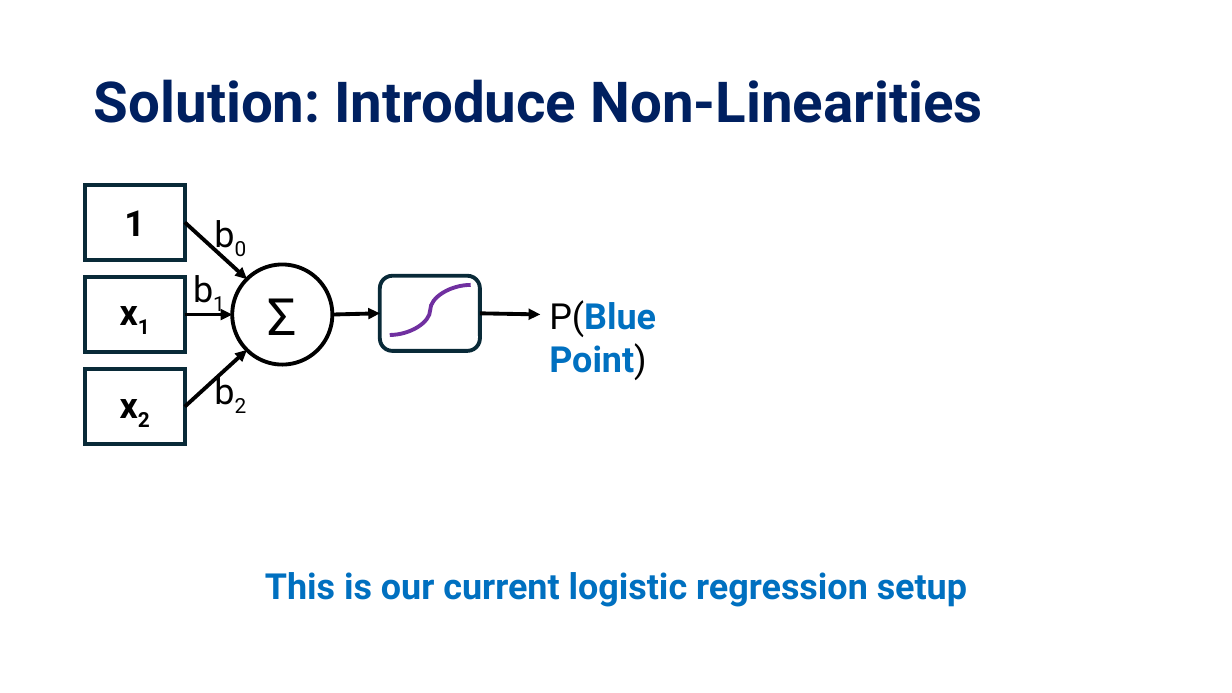
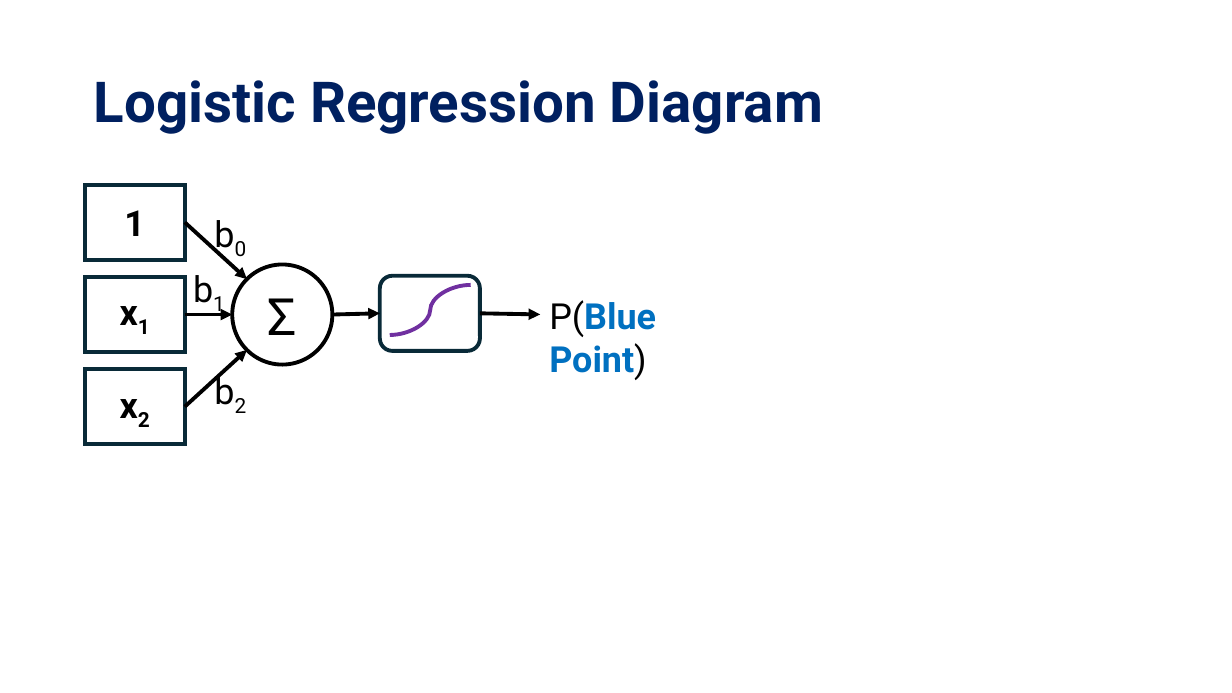
Before and after one commit to KISRDevelopment/python-ml-2025, a slide deck: slide 4 of slides/block11.pptx. Drawn at 1232x693 pixels with LibreOffice and Linux fonts; fonts in the diff are those of the drawing; grey boxes stand for pictures. Boxes give left, top, right and bottom in pixels: in the first picture for what was removed or moved away, otherwise in the second. Text is boxed around its words. In the diff, an @@ line names an element or a change of style, - is before the commit and + after.

```diff
--- a/slides/block11.pptx
+++ b/slides/block11.pptx
@@ title at [94, 80, 823, 134]: text changed @@
-Solution: Introduce Non-Linearities
+Logistic Regression Diagram
@@ text removed at [265, 572, 967, 607] @@
-This is our current logistic regression setup
```
Also in this commit, not shown: 1 slide added, 1 slide removed, 2 other files.
